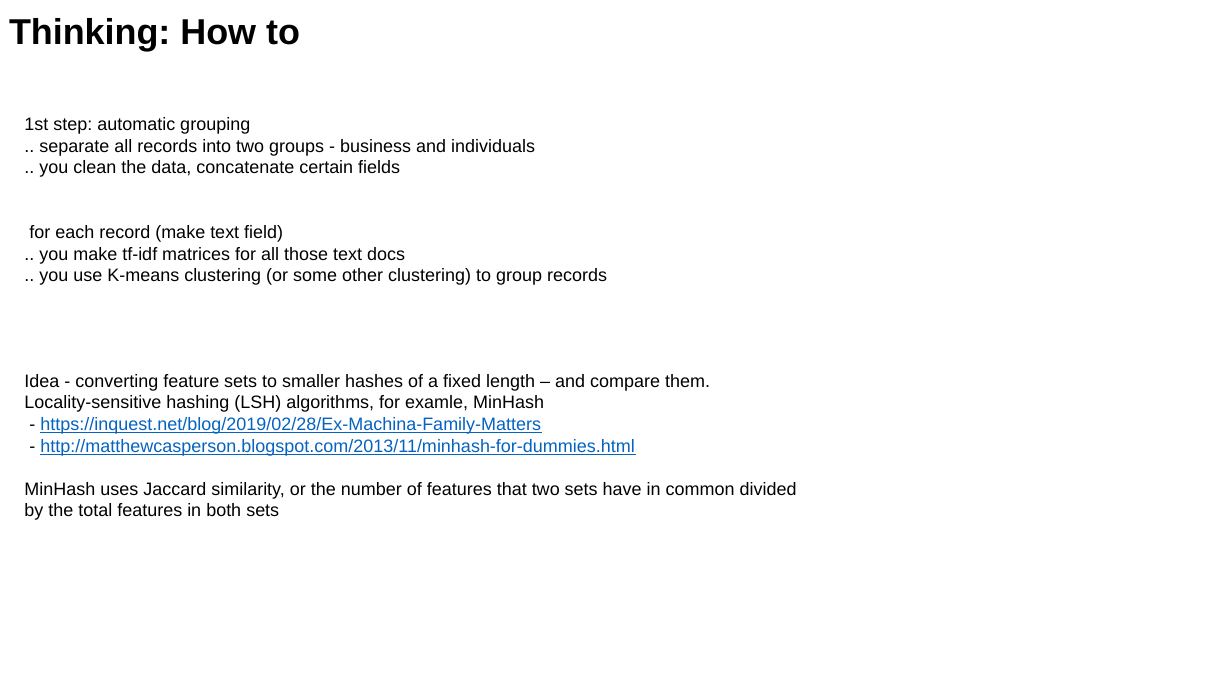
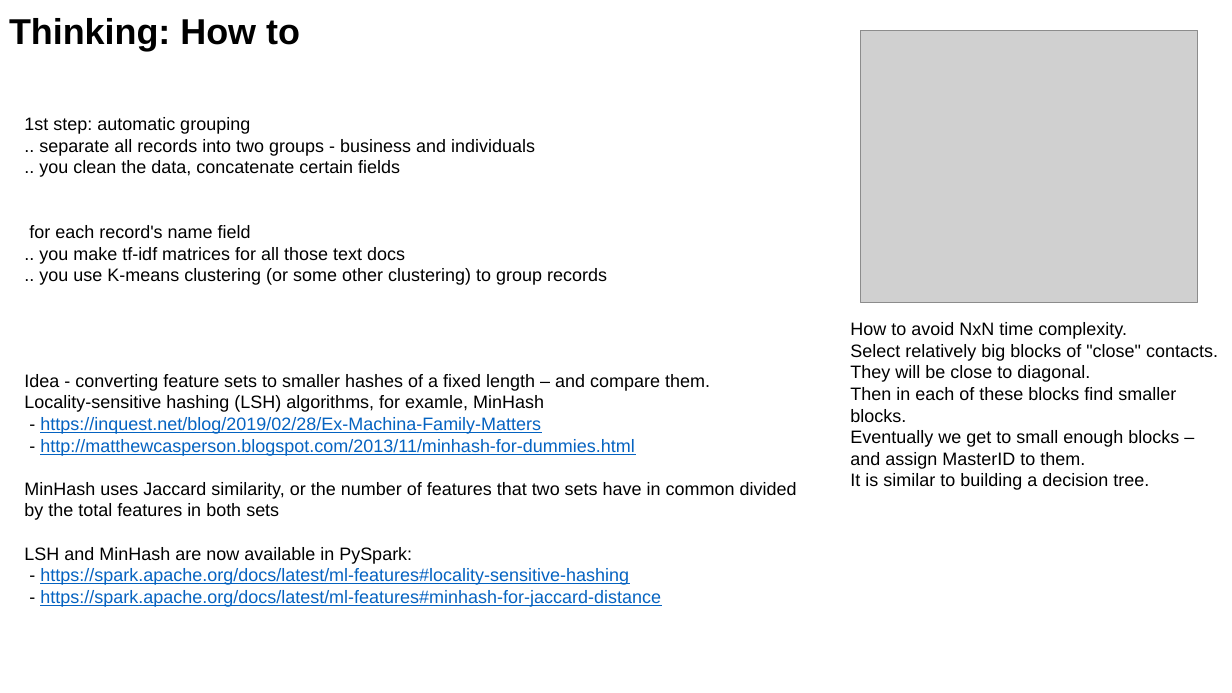
Before and after one commit to lselector/ml_ai_doc, a slide deck: slide 7 of ML_fuzzy_deduplication.pptx. Drawn at 1232x693 pixels with LibreOffice and Linux fonts; fonts in the diff are those of the drawing; grey boxes stand for pictures. Boxes give left, top, right and bottom in pixels: in the first picture for what was removed or moved away, otherwise in the second. Text is boxed around its words. In the diff, an @@ line names an element or a change of style, - is before the commit and + after.

```diff
--- a/ML_fuzzy_deduplication.pptx
+++ b/ML_fuzzy_deduplication.pptx
@@ picture added at [860,30,1198,303] @@
@@ text at [29,225,251,238]: text changed @@
-for each record (make text field)
+for each record's name field
@@ text added at [850,322,1218,490], 14 pt, text #000000 @@
+How to avoid NxN time complexity.
+Select relatively big blocks of "close" contacts.
+They will be close to diagonal.
+Then in each of these blocks find smaller blocks.
+Eventually we get to small enough blocks – and assign MasterID to them.
+It is similar to building a decision tree.
@@ text at [24,547,661,607]: paragraphs added @@
+LSH and MinHash are now available in PySpark:
+- https://spark.apache.org/docs/latest/ml-features#locality-sensitive-hashing
+- https://spark.apache.org/docs/latest/ml-features#minhash-for-jaccard-distance
```
Also in this commit, not shown: 1 other slide changed.
